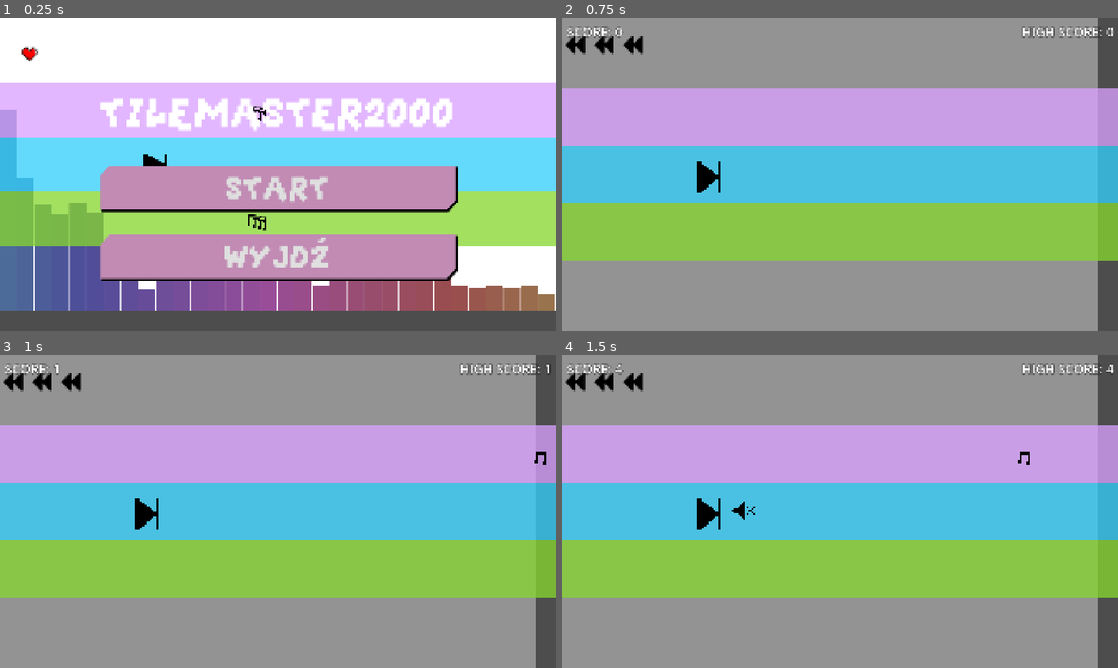
Above: before the commit, frames 1-4 (two rows, left to right).
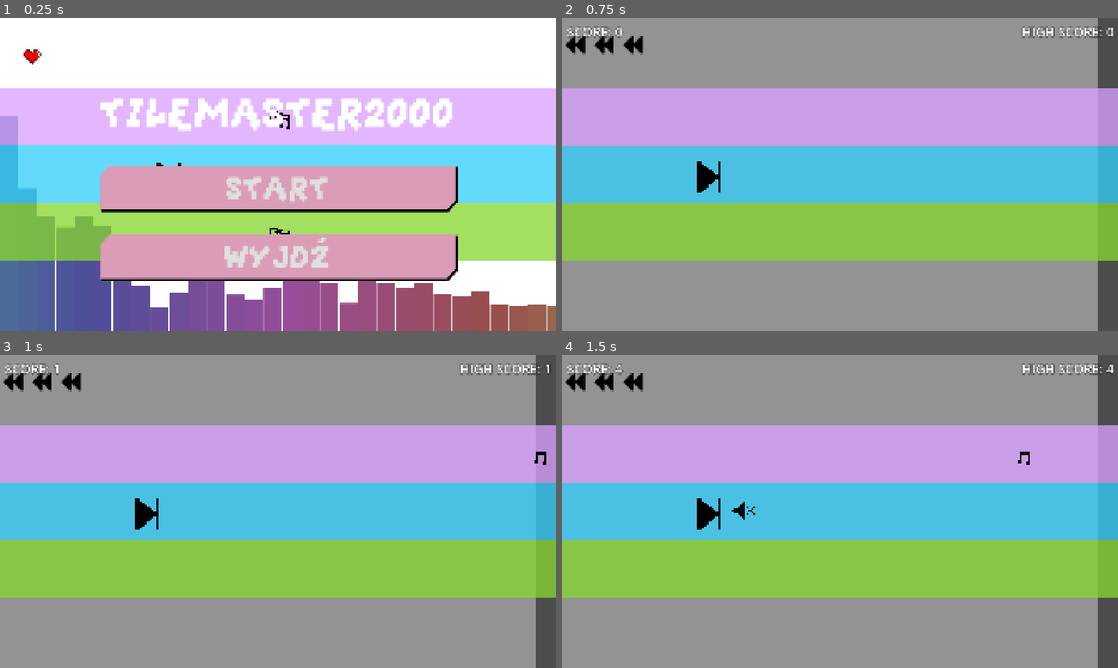
Above: after the commit, the same moments.

Repository: chorwat2137/haven-2026
Game: Godot game, scene res://scenes/main_menu.tscn
Two runs of this game, one before a commit and one after it. Both use one fixed random seed, a clock stepped at 60 frames per second and the inputs below. This scene is started directly instead of the project's main scene.
Inputs:
- Up to frame 1 (0.25 s): no input
- Up to frame 2 (0.75 s): click "START" at 0.5 s
- Up to frame 3 (1 s): no input
- Up to frame 4 (1.5 s): tap Enter (ui_accept) at 1.25 s; hold Right (ui_right) from 1.28 s (still down); tap Space (shoot) at 1.35 s

The runs differ from the first frame. In frame 1, 34% of the frame differs, in the area x 0-100%, y 9-100%; in frame 2, nothing differs; in frame 3, nothing differs; in frame 4, nothing differs.

Commit message:
asdasd

Diff:
--- a/scenes/main_menu.tscn
+++ b/scenes/main_menu.tscn
@@ -5,7 +5,7 @@
 [ext_resource type="FontFile" uid="uid://ckbopv8mt6i20" path="res://gfx/GrapeSoda.ttf" id="3_bqqt6"]
 
 [sub_resource type="StyleBoxFlat" id="StyleBoxFlat_kk65j"]
-bg_color = Color(0.7585879, 0.54588866, 0.70420504, 1)
+bg_color = Color(0.86, 0.61060005, 0.71867335, 1)
 corner_radius_top_left = 30
 corner_radius_bottom_right = 30
 corner_detail = 1
@@ -40,7 +40,8 @@
 offset_bottom = 40.0
 
 [node name="TloStartu" type="Sprite2D" parent="Panel" unique_id=226709484]
-position = Vector2(960, 507)
+position = Vector2(1042.7501, 541.25)
+scale = Vector2(1.0862429, 1.067621)
 texture = ExtResource("2_ekxnf")
 
 [node name="VBoxContainer" type="VBoxContainer" parent="." unique_id=1028378248]
